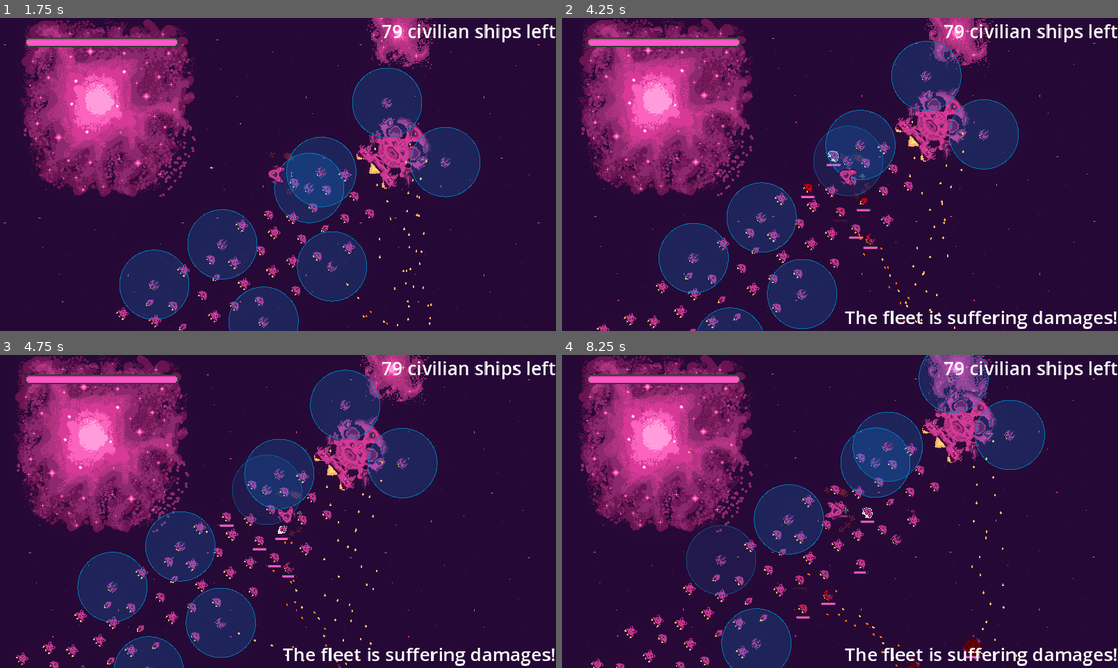
Above: before the commit, frames 1-4 (two rows, left to right).
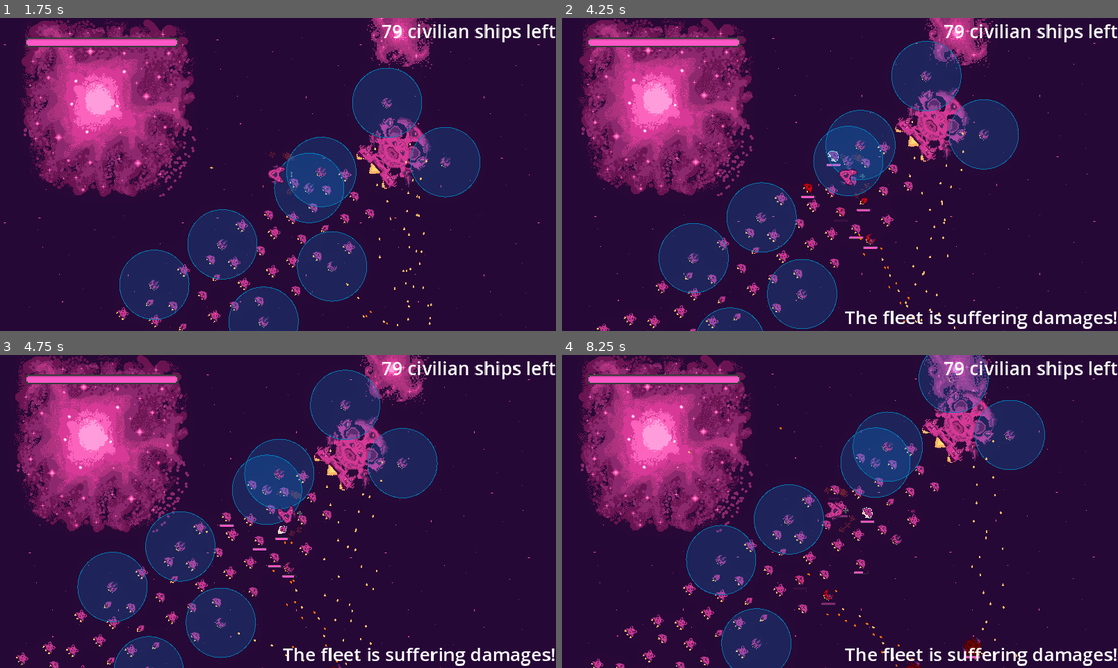
Above: after the commit, the same moments.

Repository: bear-minimum-studio/space-bear
Game: Godot game, scene res://Game.tscn
The game is run twice, just before and just after one commit, with the same random seed, the same clock (stepped at 60 frames per second) and the same inputs.
Inputs:
- Up to frame 1 (1.75 s): tap Enter (upgrade) at 0.5 s; hold Right (turn_right) 0.53-1.28 s; tap Down (decelerate) at 0.6 s; hold Ctrl (brake) from 1.28 s (still down); tap Space (fire) at 1.35 s
- Up to frame 2 (4.25 s): release Ctrl (brake) at 2.03 s; hold Right (turn_right) 2.03-2.78 s; hold G (grappling_hook) 2.03-2.78 s; hold Up (accelerate) 2.78-3.53 s; tap F (turret_fire) at 2.85 s; hold Left (turn_left) from 3.53 s (still down); tap Down (decelerate) at 3.6 s
- Up to frame 3 (4.75 s): keep holding Left (turn_left); tap Space (fire) at 4.35 s
- Up to frame 4 (8.25 s): release Left (turn_left) at 5.03 s; hold Ctrl (brake) 5.03-5.78 s; hold G (grappling_hook) 5.03-5.78 s; hold Right (turn_right) 5.78-6.53 s; tap F (turret_fire) at 5.85 s; hold Up (accelerate) 6.53-7.28 s; tap Down (decelerate) at 6.6 s; hold Right (turn_right) 7.28-8.03 s; tap Space (fire) at 7.35 s; hold Ctrl (brake) from 8.03 s (still down); hold G (grappling_hook) from 8.03 s (still down)

Frame 1 is identical in both runs. In frame 2, less than 0.1% of the frame differs, in the area x 45-58%, y 34-57%; in frame 3, less than 0.1%; in frame 4, 0.2%, in the area x 22-55%, y 23-85%.

Commit message:
fix: better hitbox for shield

Diff:
--- a/shield/Shield.gd
+++ b/shield/Shield.gd
@@ -2,7 +2,7 @@
 extends Node2D
 class_name Shield
 
-const COLLISION_MARGIN_PERCENT = 15
+const COLLISION_MARGIN_PERCENT = 10
 
 @onready var collision_shape_2d = $CollisionShape2D
 @onready var hurt_animation = $HurtAnimation
--- a/shield/Shield.tscn
+++ b/shield/Shield.tscn
@@ -5,7 +5,7 @@
 [ext_resource type="PackedScene" uid="uid://b1a6w4bh4br5v" path="res://helpers/hurt-animation/HurtAnimation.tscn" id="3_feixo"]
 
 [sub_resource type="CircleShape2D" id="CircleShape2D_07fai"]
-radius = 130.0
+radius = 110.0
 
 [node name="Shield" type="Area2D"]
 collision_layer = 9
